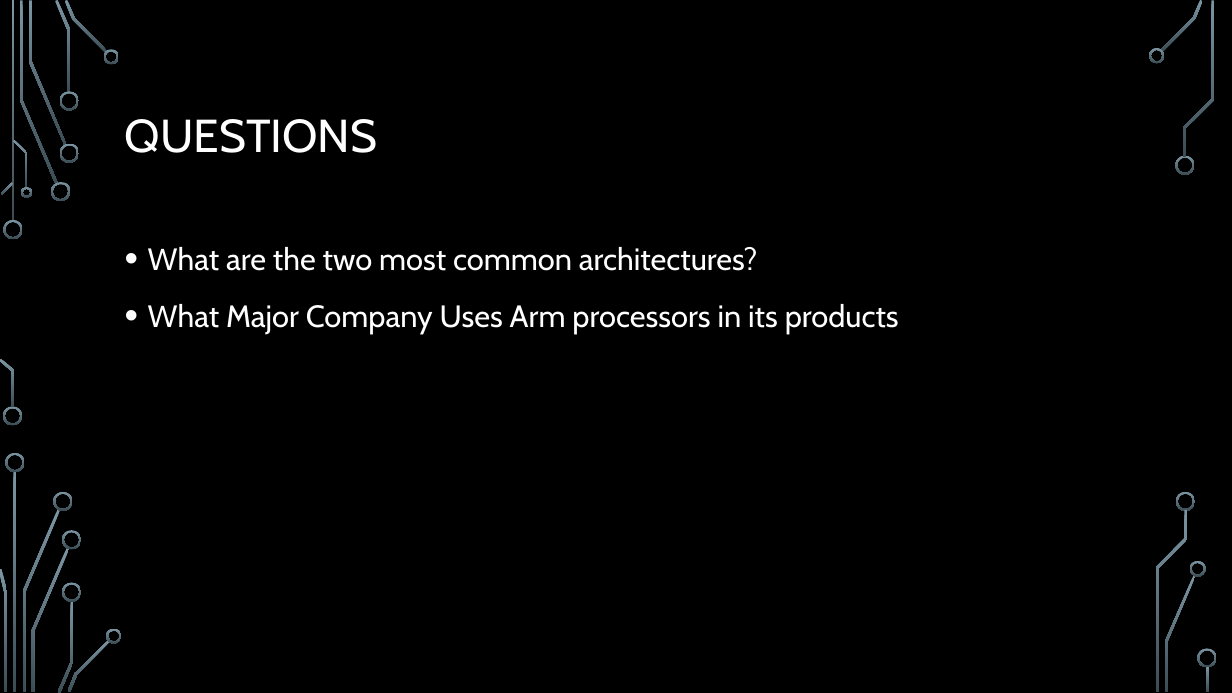
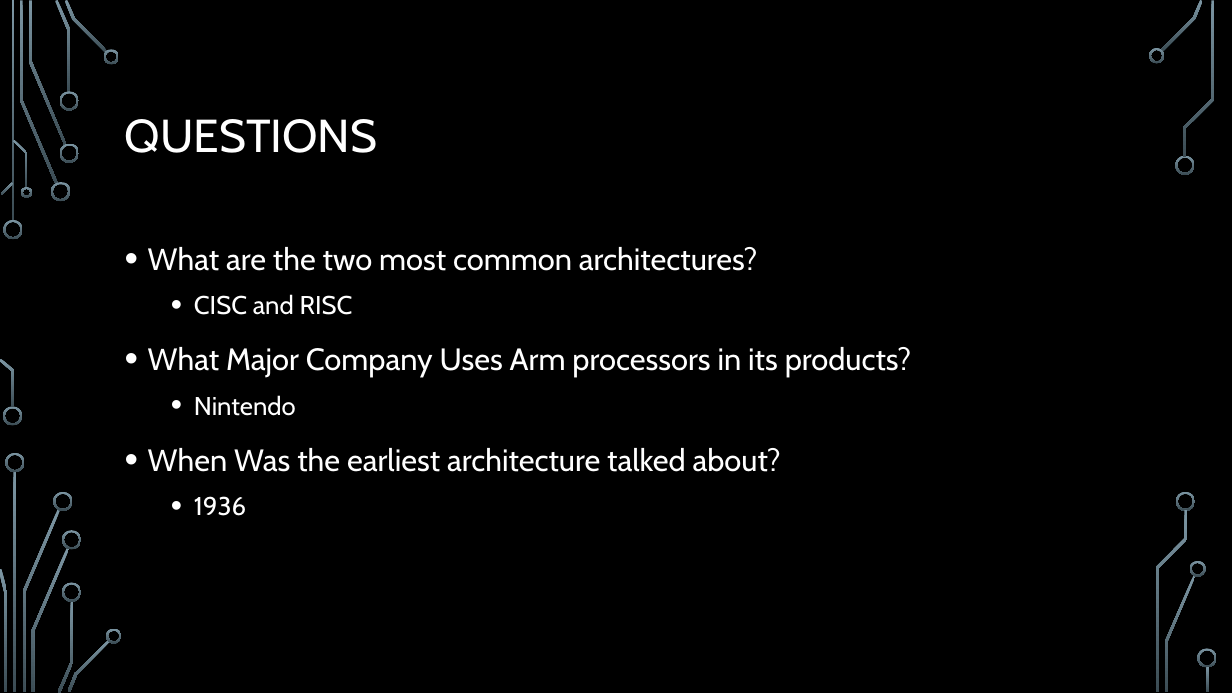
Before and after one commit to ErrkO/CSCI4800, a slide deck: slide 16 of Instruction Set Architecture.pptx (slide 10 before the commit). Drawn at 1232x693 pixels with LibreOffice and Linux fonts; fonts in the diff are those of the drawing; background and template pictures are left out. Boxes give left, top, right and bottom in pixels: in the first picture for what was removed or moved away, otherwise in the second. Text is boxed around its words. In the diff, an @@ line names an element or a change of style, - is before the commit and + after.

```diff
--- a/Instruction Set Architecture.pptx
+++ b/Instruction Set Architecture.pptx
@@ text at bbox=[148, 294, 912, 516]: text changed @@
-• What Major Company Uses Arm processors in its products
+  • CISC and RISC
+• What Major Company Uses Arm processors in its products?
+  • Nintendo
+• When Was the earliest architecture talked about?
+  • 1936
```
Also in this commit, not shown: 5 other slides changed, 6 slides added.
